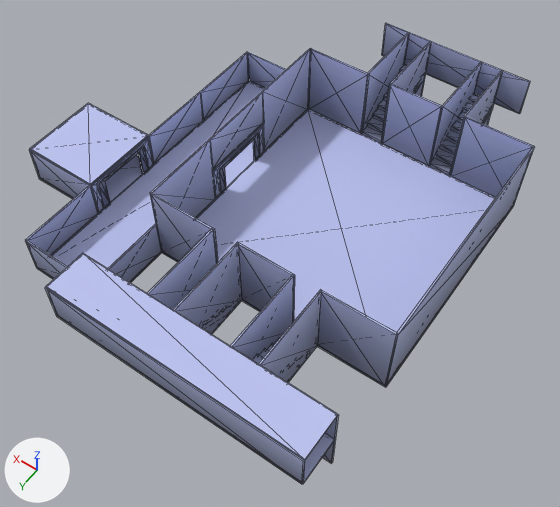
Renders of the glTF model public/meshes/scenes/ClosedScene.glb from each side of a commit.
Camera for both pictures: a 50 mm camera at (-48.4, 32.2, 70.7) aimed at (-16.0, -13.0, -0.5). Arrows for +X, +Y and +Z are at lower left; the lights stay in place. Mesh edges are drawn as thin lines.

The scene before the commit, as lines of its bpy script (objects in view):
```python
me_floor_thick = bpy.data.meshes.new('floor-thick')
me_floor_thick.from_pydata(...)  # a box spanning x -0.5..0.5, y -0.5..0.5, z 0.0..0.2
me_floor_thick.materials.append(mat_colormap)  # picture img_colormap_jpg
me_wall = bpy.data.meshes.new('wall')
me_wall.from_pydata(...)  # a box spanning x -0.1..0.1, y -0.5..0.5, z 0.0..1.0
me_wall.materials.append(mat_colormap_001)  # picture img_colormap_jpg
ob_floor_physical_object__13 = bpy.data.objects.new('floor_physical_object (13)', me_floor_thick)
ob_floor_physical_object__13.location = (-20.0, 7.5, 10.0)
ob_floor_physical_object__13.scale = (30.0, 5.0, 1.0)
ob_floor_physical_object__7 = bpy.data.objects.new('floor_physical_object (7)', me_floor_thick)
ob_floor_physical_object__7.location = (10.0, -10.0, 5.0)
ob_floor_physical_object__7.scale = (10.0, 10.0, 1.0)
ob_wall_physical_object__4 = bpy.data.objects.new('wall_physical_object (4)', me_wall)
ob_wall_physical_object__4.location = (-5.0, -10.0, 0.0)
ob_wall_physical_object__4.scale = (1.0, 10.0, 10.0)
# also in view: 'wall_physical_object (20)' at (-13.4, 0.0, 5.0); 'wall_physical_object (35)' at (-5.0, -20.0, 7.5); 'wall_physical_object (3)' at (5.0, -30.0, 2.5); 'wall_physical_object (19)' at (-9.3, -35.0, 5.0); 'wall_physical_object (8)' at (0.0, 5.0, 2.5)
```
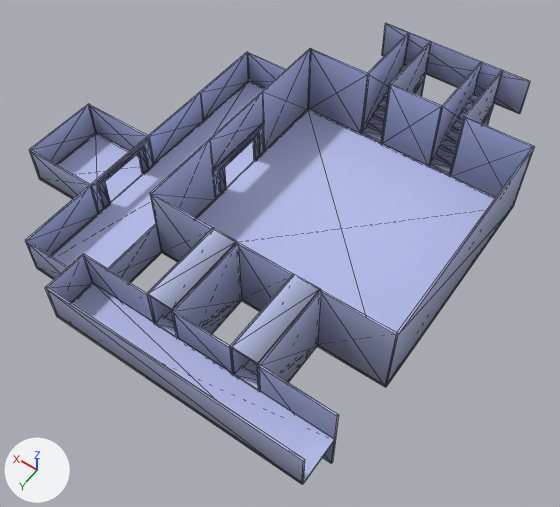
Where the change shows, as pixel boxes (x1, y1, x2, y2) in the pictures (560 x 507 px):
'floor_physical_object (13)', deleted (blue): before (46, 253, 338, 461)
'floor_physical_object (7)', deleted (blue): before (30, 103, 148, 185)
'wall_physical_object (30)', added (blue): after (231, 274, 320, 364)
'wall_physical_object (32)', added (blue): after (148, 228, 237, 310)
'wall_physical_object (31)', added (blue): after (171, 310, 234, 374)
'floor_physical_object (12)', unchanged, uncovered by the edit: before (303, 434, 334, 484); after (72, 284, 334, 484)
'floor_physical_object (4)', unchanged, uncovered by the edit: before (105, 155, 143, 202); after (57, 133, 143, 202)
'wall_physical_object (22)', unchanged, covered by the edit: before (230, 275, 294, 360); after (229, 275, 293, 374)
'wall_physical_object (20)', unchanged, covered by the edit: before (147, 229, 217, 309); after (147, 229, 212, 323)

What the commit changed:
Object 'floor_physical_object (7)' (ob_floor_physical_object__7) is deleted.
Object 'floor_physical_object (13)' (ob_floor_physical_object__13) is deleted.
Object 'wall_physical_object (32)' (ob_wall_physical_object__32) is new; it shows me_wall.
Its location is (-16.5, 0.0, 10.1).
Its rotation in degrees is (0, 90, 0).
Its scale is (1.0, 10.0, 3.0).
Object 'wall_physical_object (31)' (ob_wall_physical_object__31) is new; it shows me_wall.
Its location is (-20.0, 5.0, 5.0).
Its rotation in degrees is (0, 0, -90).
Its scale is (1.0, 7.0, 5.0).
Object 'wall_physical_object (30)' (ob_wall_physical_object__30) is new; it shows me_wall.
Its location is (-26.5, 0.0, 10.1).
Its rotation in degrees is (0, 90, 0).
Its scale is (1.0, 10.0, 3.0).
